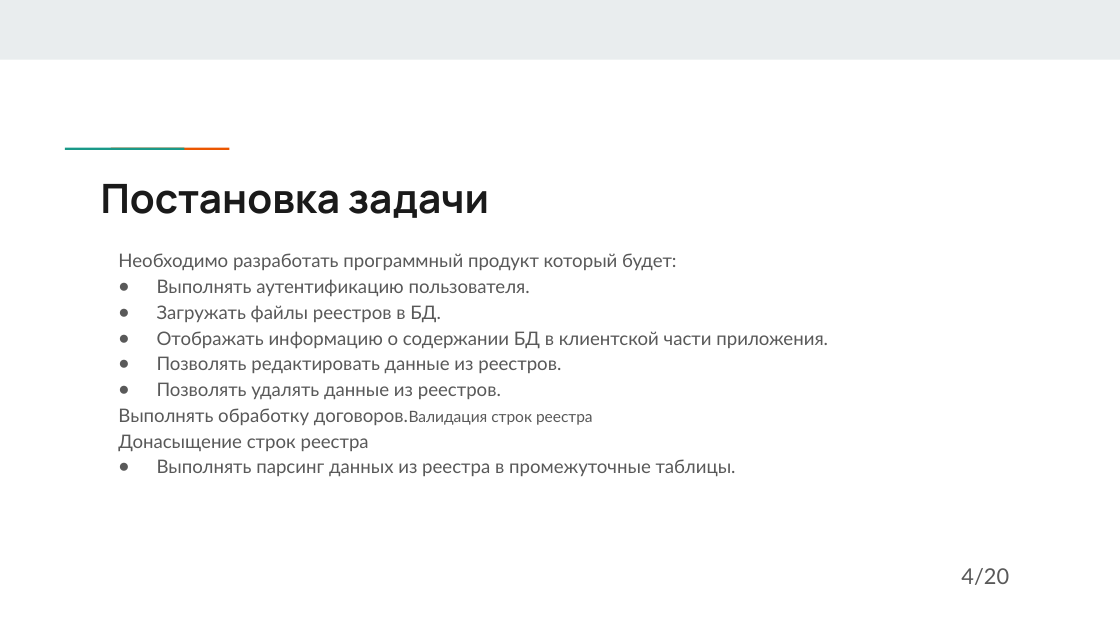
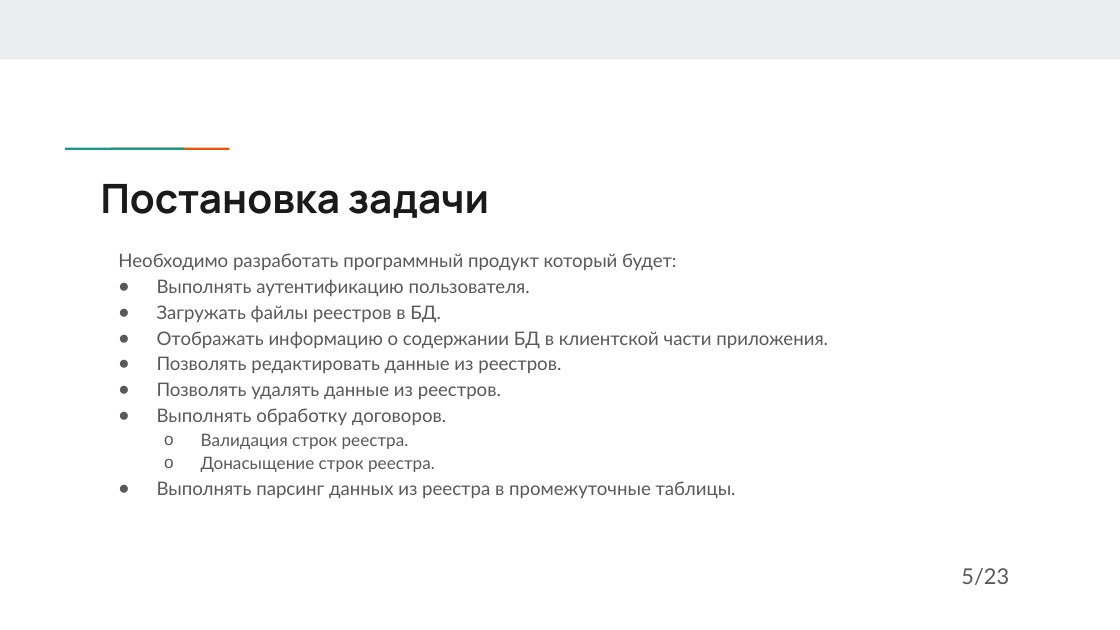
Before and after one commit to DaNkOMeN/MyDiplom, a slide deck: slide 5 of Последняя версия презентации.pptx. Drawn at 1120x630 pixels with LibreOffice and Linux fonts; fonts in the diff are those of the drawing. Boxes give left, top, right and bottom in pixels: in the first picture for what was removed or moved away, otherwise in the second. Text is boxed around its words. In the diff, an @@ line names an element or a change of style, - is before the commit and + after.

```diff
--- a/Последняя версия презентации.pptx
+++ b/Последняя версия презентации.pptx
@@ text at [157,408,446,472]: text changed; size 12 to 11 pt @@
-Выполнять обработку договоров.Валидация строк реестра
-Донасыщение строк реестра
+● Выполнять обработку договоров.
+      o Валидация строк реестра.
+      o Донасыщение строк реестра.
@@ text at [961,568,1009,585]: text changed @@
-4/20
+5/23
```
Also in this commit, not shown: 19 other slides changed, 2 slides added, 1 slide removed, 1 other file.
